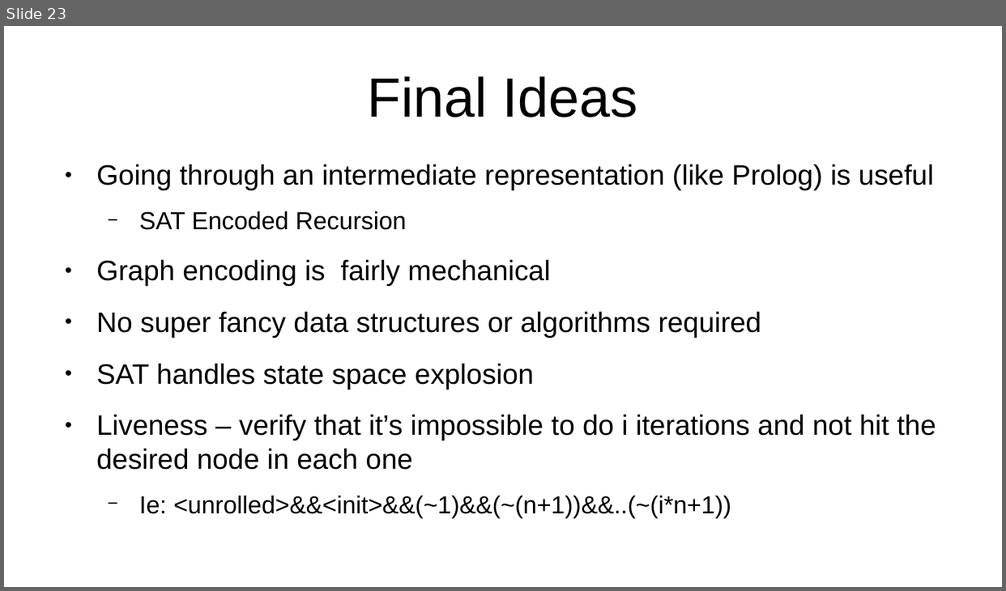
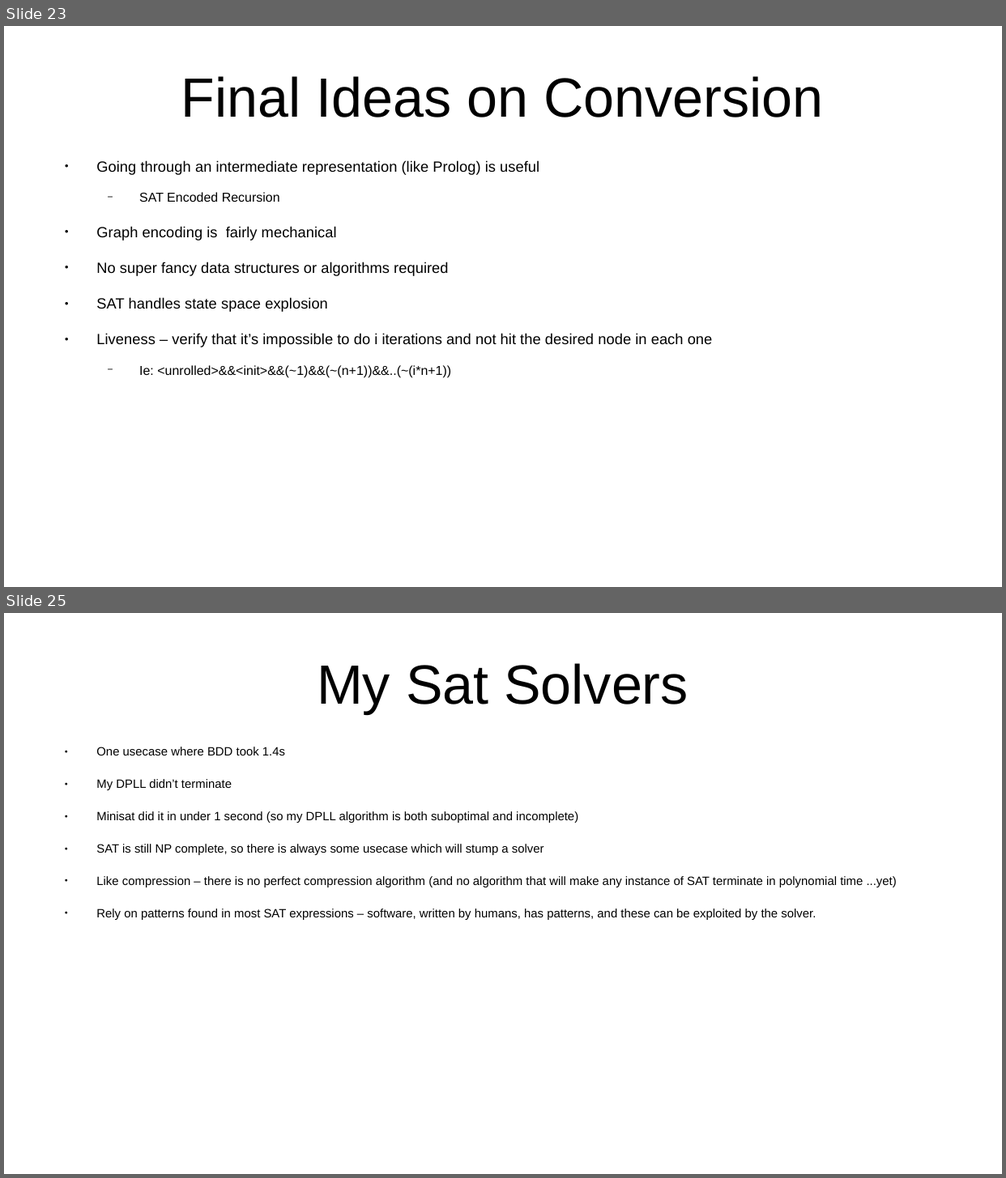
Before and after one commit to Scanteianu/FormalVerificationProject, a slide deck: documentation/pres.pptx. Shown one above the other, each under a label of ours: slide 23 before the commit, slides 23 and 25 after it; the slides between them are not shown. The pictures are 1006x591 and 1006x1178 pixels, drawn with LibreOffice and Linux fonts; fonts in the diff are those of the drawing. Boxes give left, top, right and bottom in pixels: in the first picture for what was removed or moved away, otherwise in the second. Text is boxed around its words. In the diff, an @@ line names an element or a change of style, - is before the commit and + after.

```diff
--- a/documentation/pres.pptx
+++ b/documentation/pres.pptx
@@ slide 25 added at [4, 613, 1002, 1174], background #FFFFFF @@
@@ text added at [317, 663, 688, 714], 44 pt, text #000000 @@
+My Sat Solvers
@@ text added at [96, 747, 897, 920], 9.6 pt, text #000000 @@
+● One usecase where BDD took 1.4s
+● My DPLL didn’t terminate
+● Minisat did it in under 1 second (so my DPLL algorithm is both suboptimal and incomplete)
+● SAT is still NP complete, so there is always some usecase which will stump a solver
+● Like compression – there is no perfect compression algorithm (and no algorithm that will make any instance of SAT terminate in polynomial time ...yet)
+● Rely on patterns found in most SAT expressions – software, written by humans, has patterns, and these can be exploited by the solver.
@@ slide 23 changed as well @@
@@ text at [181, 76, 823, 118]: text changed @@
-Final Ideas
+Final Ideas on Conversion
@@ text "Going through an intermediate representation ..." at [96, 160, 713, 378]: size 22.4 to 11.8 pt in "Going through an intermediate representation (like Prolog) ...", "Graph encoding is fairly mechanical", "No super fancy data structures or algorithms ...", "SAT handles state space explosion" and 1 more places; size 19.6 to 10.4 pt in "SAT Encoded Recursion", "Ie: <unrolled>&&<init>&&(~1)&&(~(n+1))&&..(~(i*n+1))" @@
```
Also in this commit, not shown: 2 other slides changed, 1 other slide added, 3 other files.
